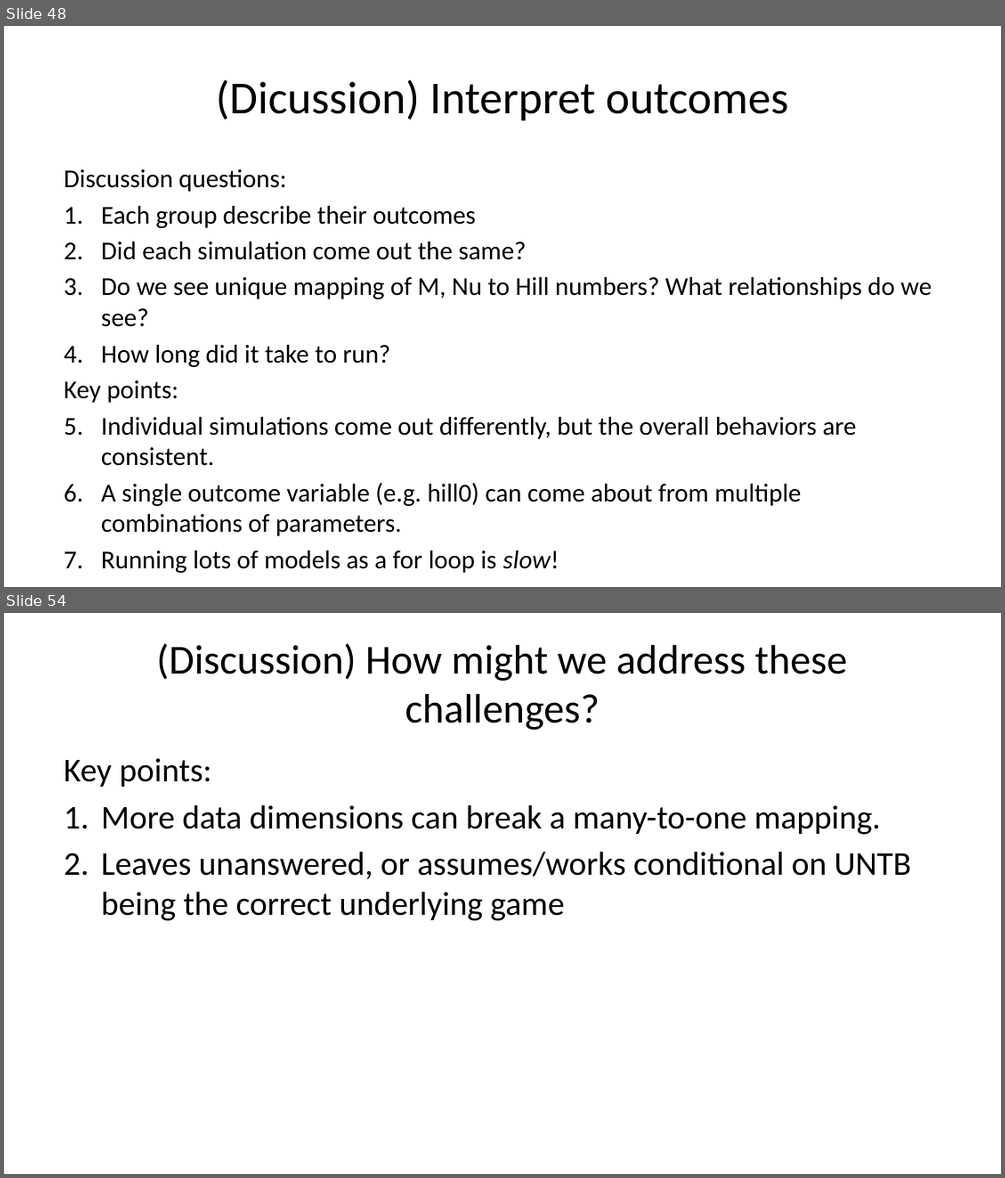
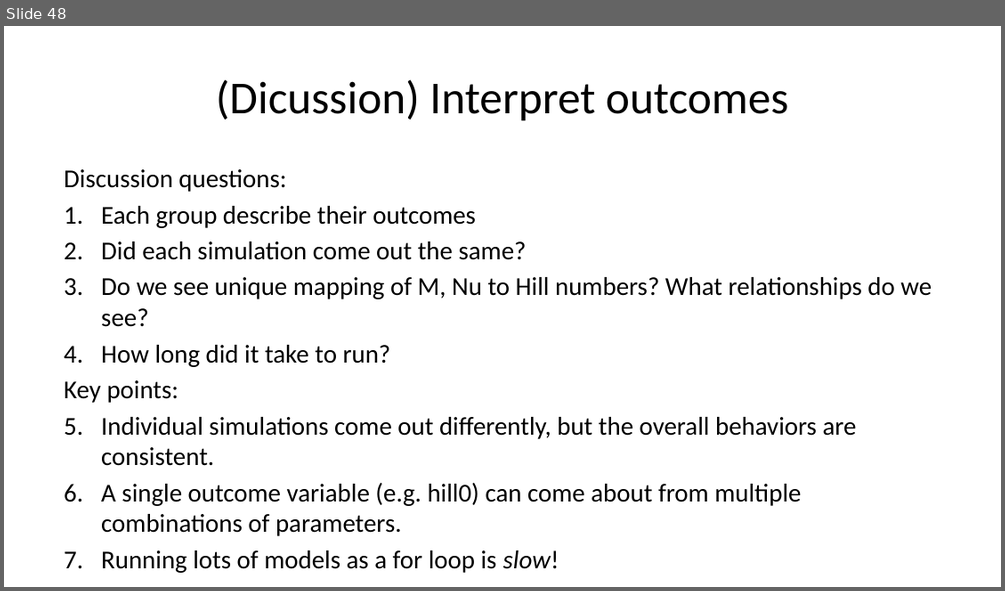
Before and after one commit to role-model/process-models-workshop, a slide deck: slides/slides_polishing.pptx. Shown one above the other, each under a label of ours: slides 48 and 54 before the commit, slide 48 after it; the slides between them are not shown. The pictures are 1005x1178 and 1005x591 pixels, drawn with LibreOffice and Linux fonts; fonts in the diff are those of the drawing. Boxes give left, top, right and bottom in pixels: in the first picture for what was removed or moved away, otherwise in the second. Text is boxed around its words. In the diff, an @@ line names an element or a change of style, - is before the commit and + after.

```diff
--- a/slides/slides_polishing.pptx
+++ b/slides/slides_polishing.pptx
@@ slide 54 removed at (4,613,1001,1174), background #FFFFFF @@
@@ title removed at (156,643,848,730) @@
-(Discussion) How might we address these challenges?
@@ text removed at (64,758,911,921) @@
-Key points:
-1. More data dimensions can break a many-to-one mapping.
-2. Leaves unanswered, or assumes/works conditional on UNTB being the correct underlying game
```
Also in this commit, not shown: 1 slide changed, 18 slides added, 4 other slides removed.
